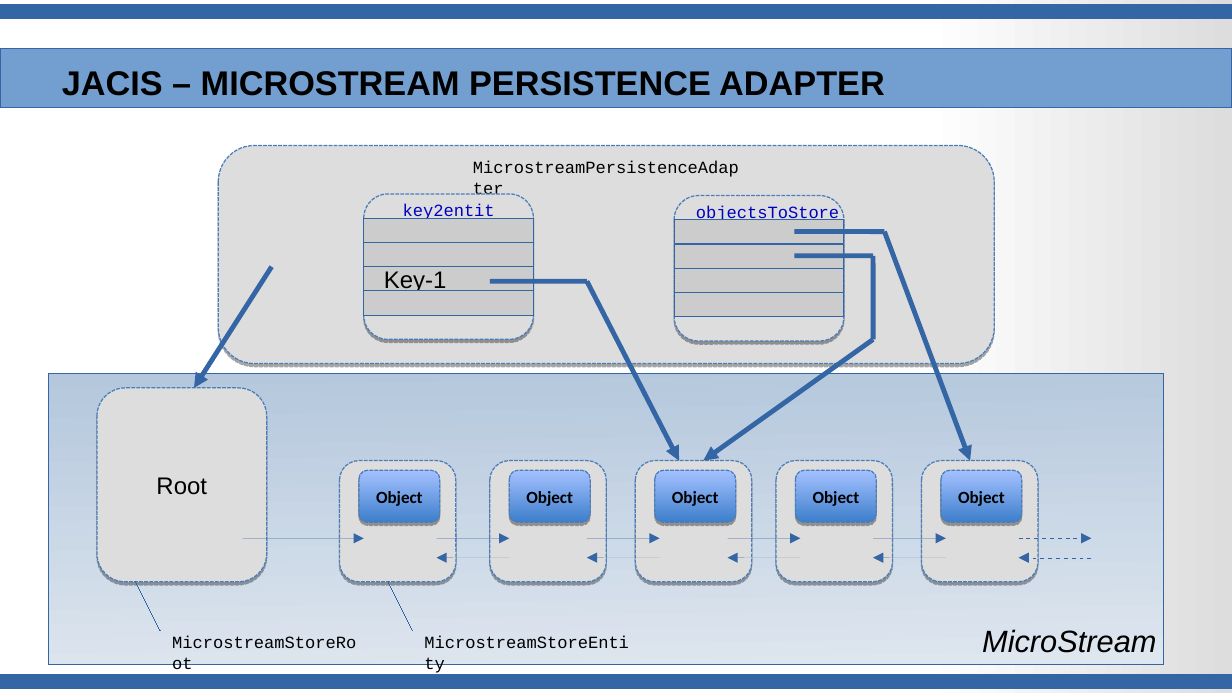
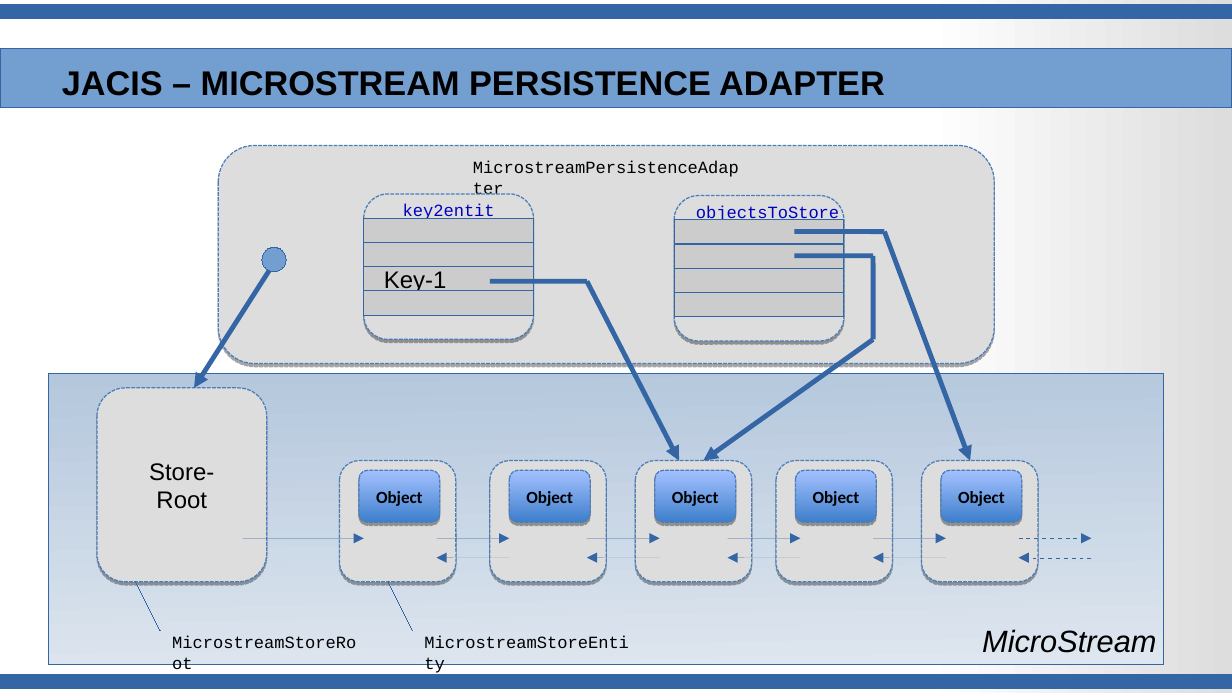
Before and after one commit to JanWiemer/jacis, a slide deck: slide 33 of doc/JACIS-Presentation.odp. Drawn at 1232x693 pixels with LibreOffice and Linux fonts; fonts in the diff are those of the drawing. Boxes give left, top, right and bottom in pixels: in the first picture for what was removed or moved away, otherwise in the second. Text is boxed around its words. In the diff, an @@ line names an element or a change of style, - is before the commit and + after.

```diff
--- a/doc/JACIS-Presentation.odp
+++ b/doc/JACIS-Presentation.odp
@@ ellipse added at (262,248,287,272), fill #729FCF, outline #3465A4 0 pt @@
@@ text in rounded rectangle at (149,463,214,509): text changed @@
-Root
+Store-
+Root
```
Also in this commit, not shown: 1 other file.
